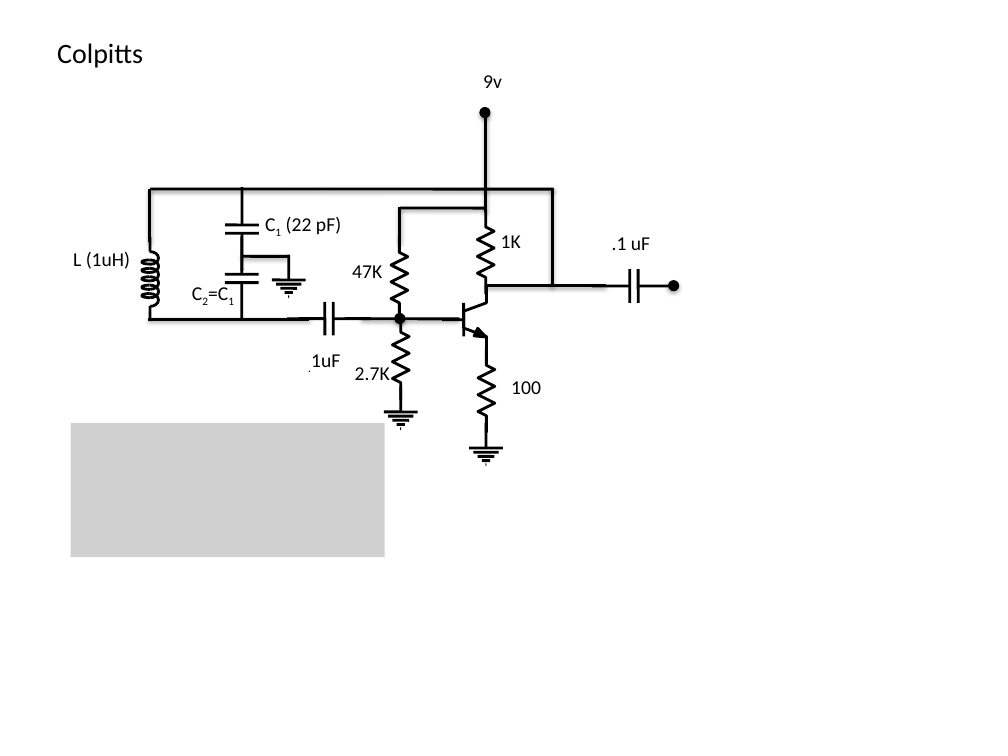
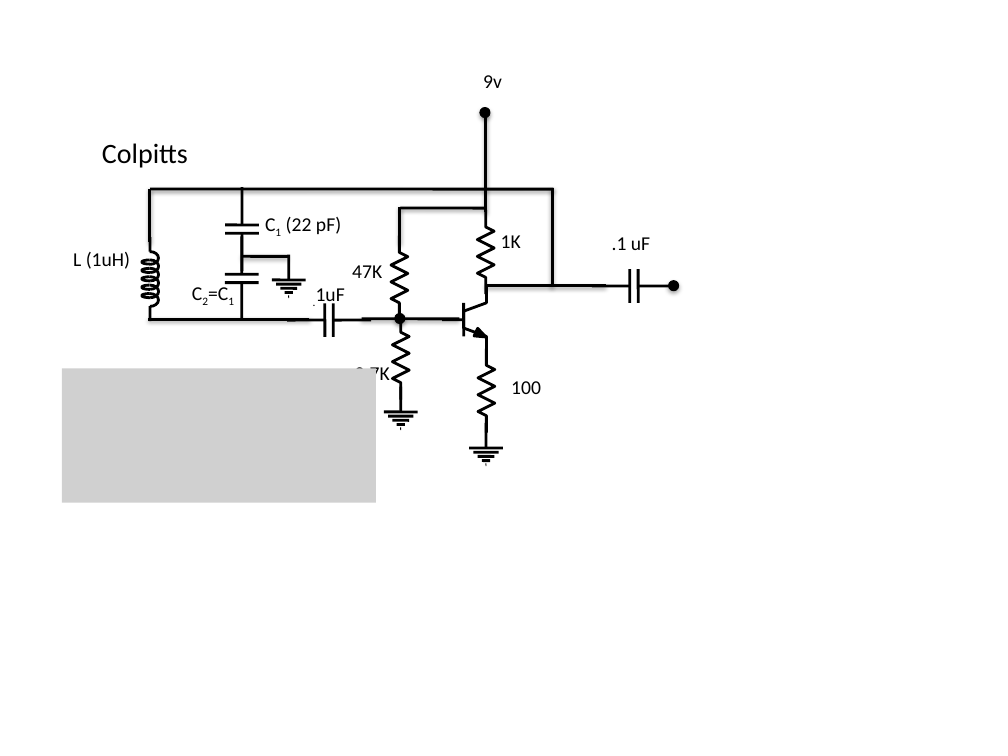
Before and after one commit to jlmucb/class_notes, a slide deck: slide 1 of science/circuit23.pptx. Drawn at 1008x756 pixels with LibreOffice and Linux fonts; fonts in the diff are those of the drawing; grey boxes stand for pictures. Boxes give left, top, right and bottom in pixels: in the first picture for what was removed or moved away, otherwise in the second. Text is boxed around its words. In the diff, an @@ line names an element or a change of style, - is before the commit and + after.

```diff
--- a/science/circuit23.pptx
+++ b/science/circuit23.pptx
@@ text "Colpitts": place and size @@
-text "Colpitts" at box(57, 43, 143, 68)
+text "Colpitts" at box(102, 143, 188, 168)
@@ text ".1uF" rewrapped from box(311, 354, 340, 367) to box(316, 288, 345, 307) @@
@@ picture: place and size @@
-picture at box(71, 422, 385, 556)
+picture at box(61, 368, 376, 502)
```
Also in this commit, not shown: 9 other files.
